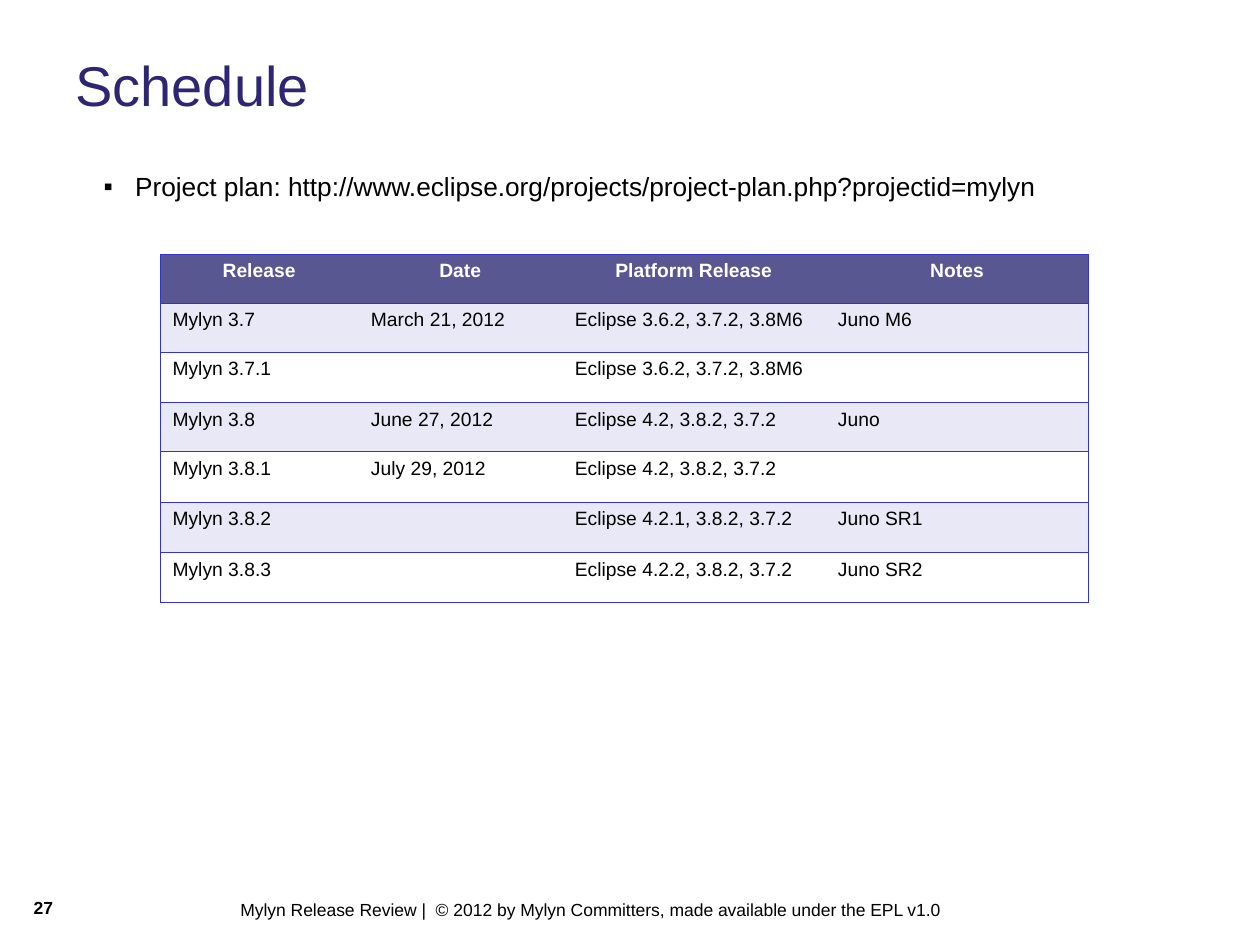
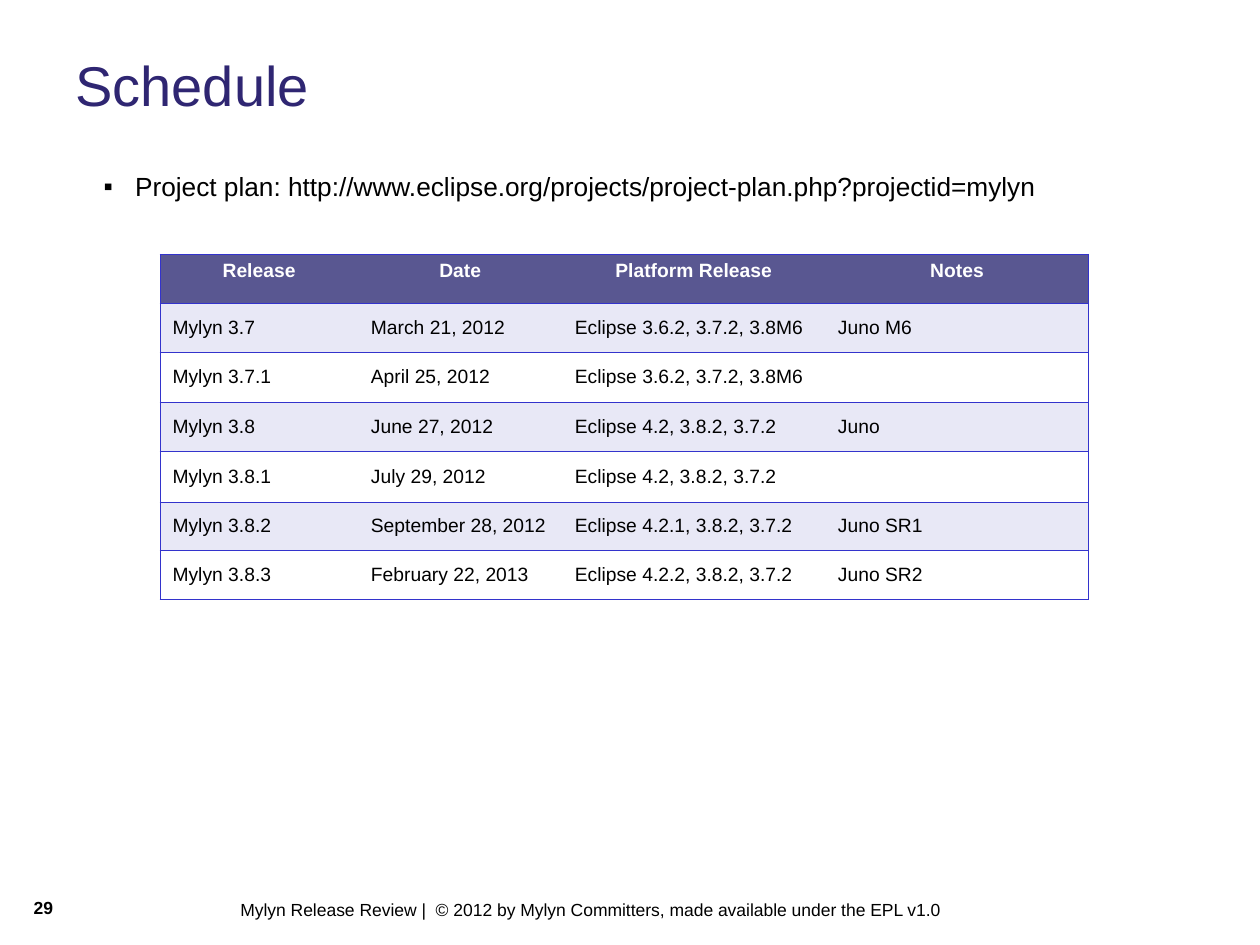
Before and after one commit to eclipse-mylyn/mylyn-website, a slide deck: slide 29 of publications/2012-06-mylyn-3.8-release-review.ppt (slide 27 before the commit). Drawn at 1260x945 pixels with LibreOffice and Linux fonts; fonts in the diff are those of the drawing; background and template pictures are left out. Boxes give left, top, right and bottom in pixels: in the first picture for what was removed or moved away, otherwise in the second. Text is boxed around its words. In the diff, an @@ line names an element or a change of style, - is before the commit and + after.

```diff
--- a/publications/2012-06-mylyn-3.8-release-review.ppt
+++ b/publications/2012-06-mylyn-3.8-release-review.ppt
@@ table at [160,255,1089,597] @@
-row 3, column 2: 
+row 3, column 2: April 25, 2012
-row 6, column 2: 
+row 6, column 2: September 28, 2012
-row 7, column 2: 
+row 7, column 2: February 22, 2013
@@ page number at [34,901,53,914]: text changed @@
-27
+29
```
Also in this commit, not shown: 6 other slides changed, 2 slides added.
